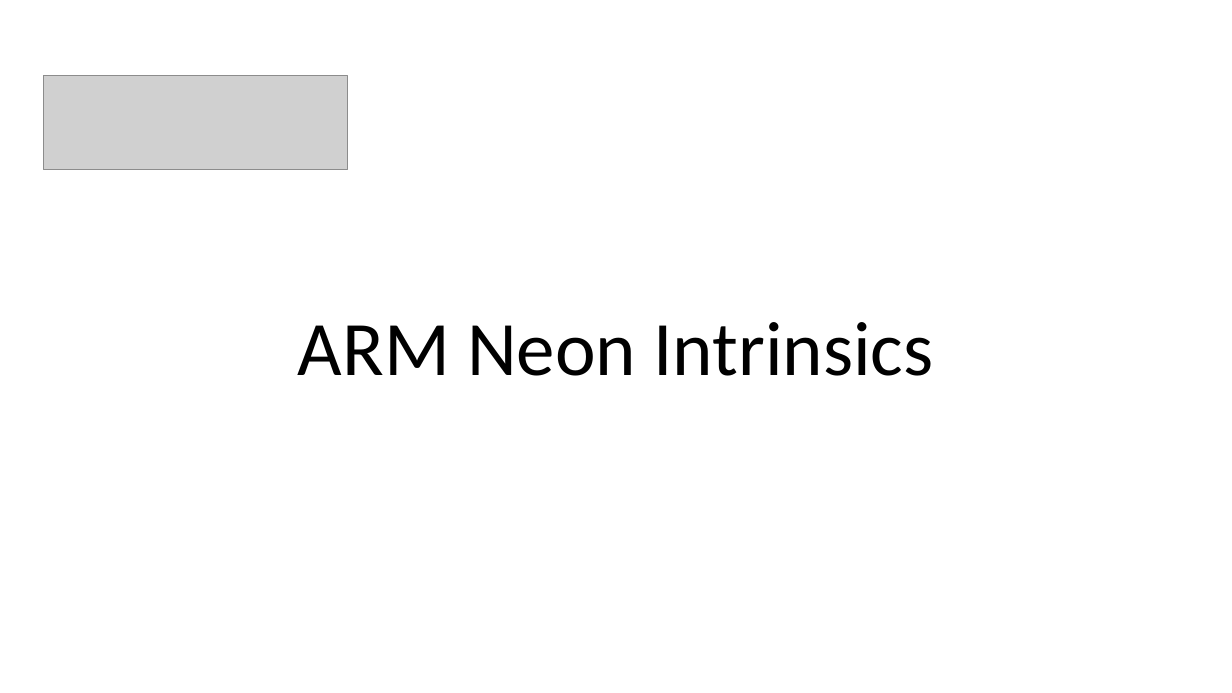
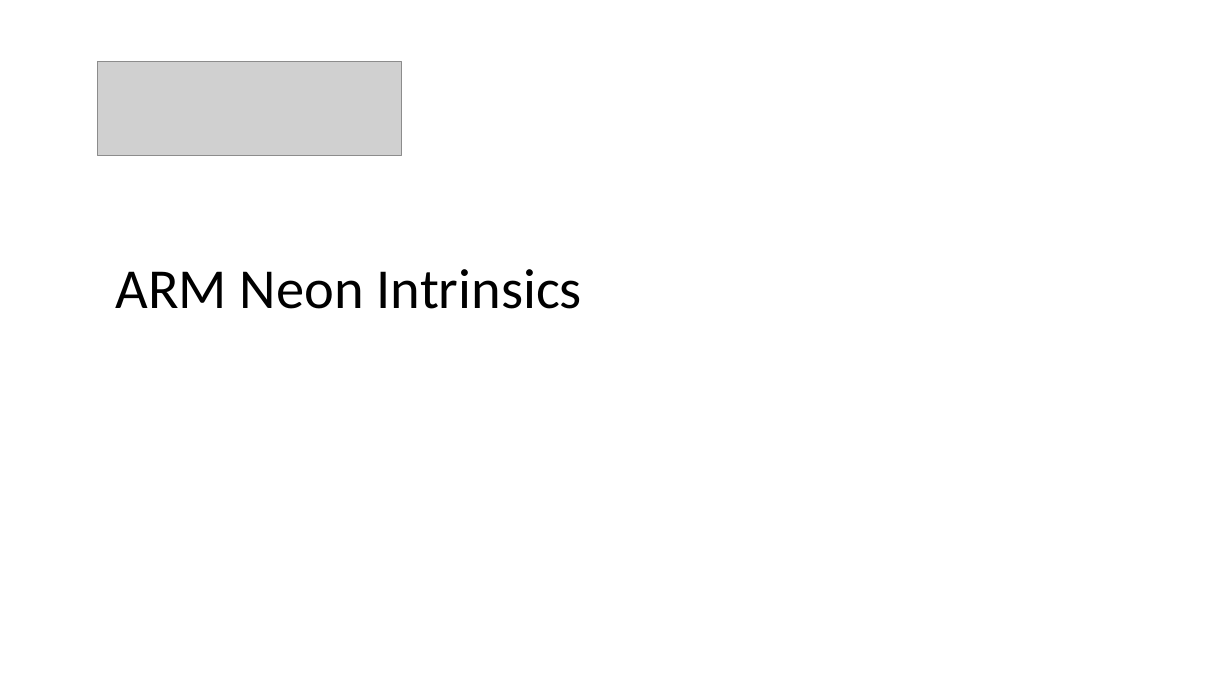
Before and after one commit to ShiqiYu/CPP, a slide deck: slide 8 of week08/Lab08.pptx. Drawn at 1232x693 pixels with LibreOffice and Linux fonts; fonts in the diff are those of the drawing; grey boxes stand for pictures; background and template pictures are left out. Boxes give left, top, right and bottom in pixels: in the first picture for what was removed or moved away, otherwise in the second. Text is boxed around its words. In the diff, an @@ line names an element or a change of style, - is before the commit and + after.

```diff
--- a/week08/Lab08.pptx
+++ b/week08/Lab08.pptx
@@ picture: place and size @@
-picture at box(43, 76, 348, 169)
+picture at box(97, 61, 401, 154)
@@ title "ARM Neon Intrinsics": place and size @@
-title "ARM Neon Intrinsics" at box(298, 322, 934, 376)
+title "ARM Neon Intrinsics" at box(116, 269, 582, 309)
@@ title "ARM Neon Intrinsics" at box(116, 269, 582, 309): size 60 to 44 pt; alignment centre to left; vertical alignment bottom to middle @@
```
Also in this commit, not shown: 12 other slides changed, 11 slides added, 1 other file.
